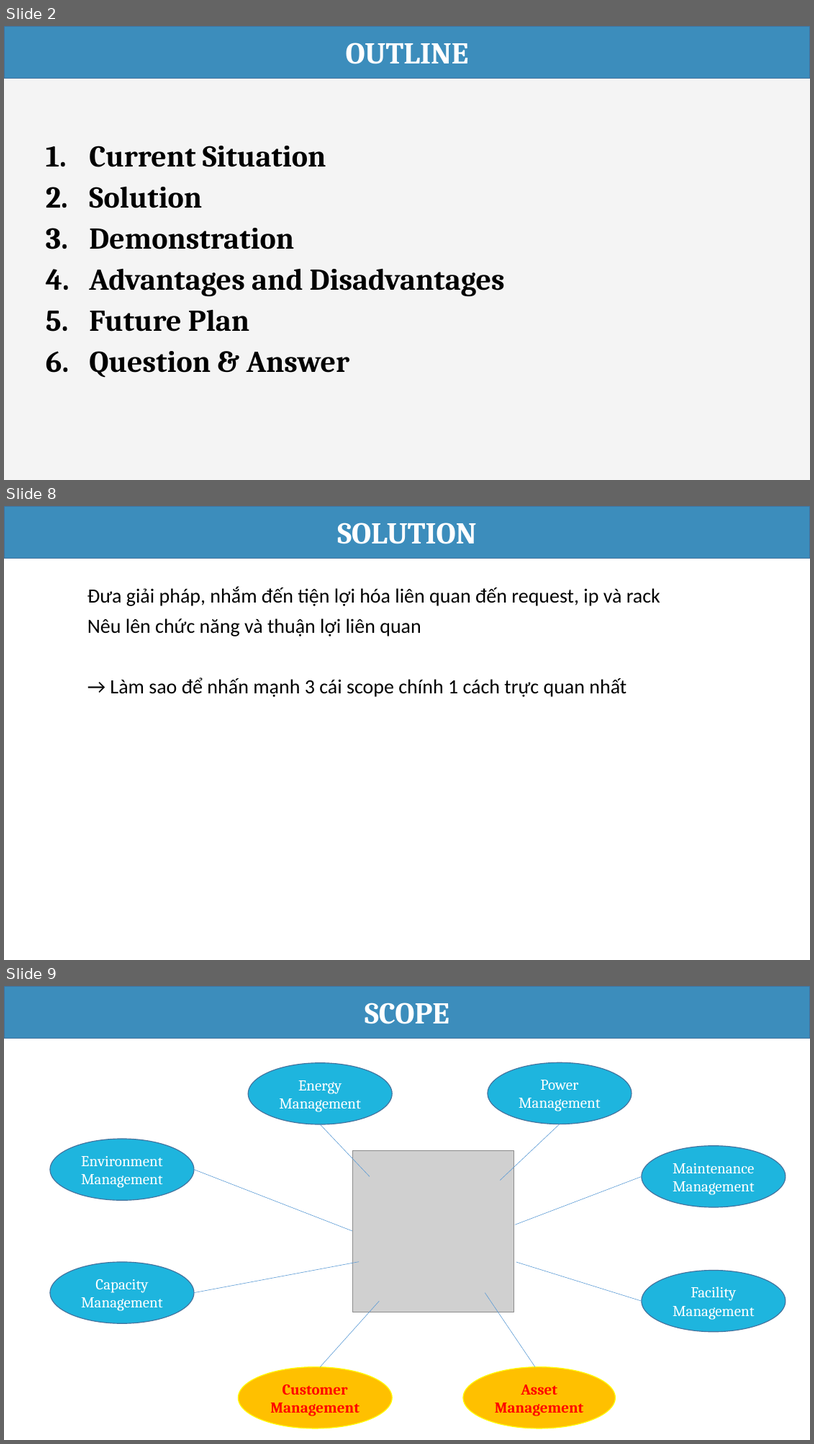
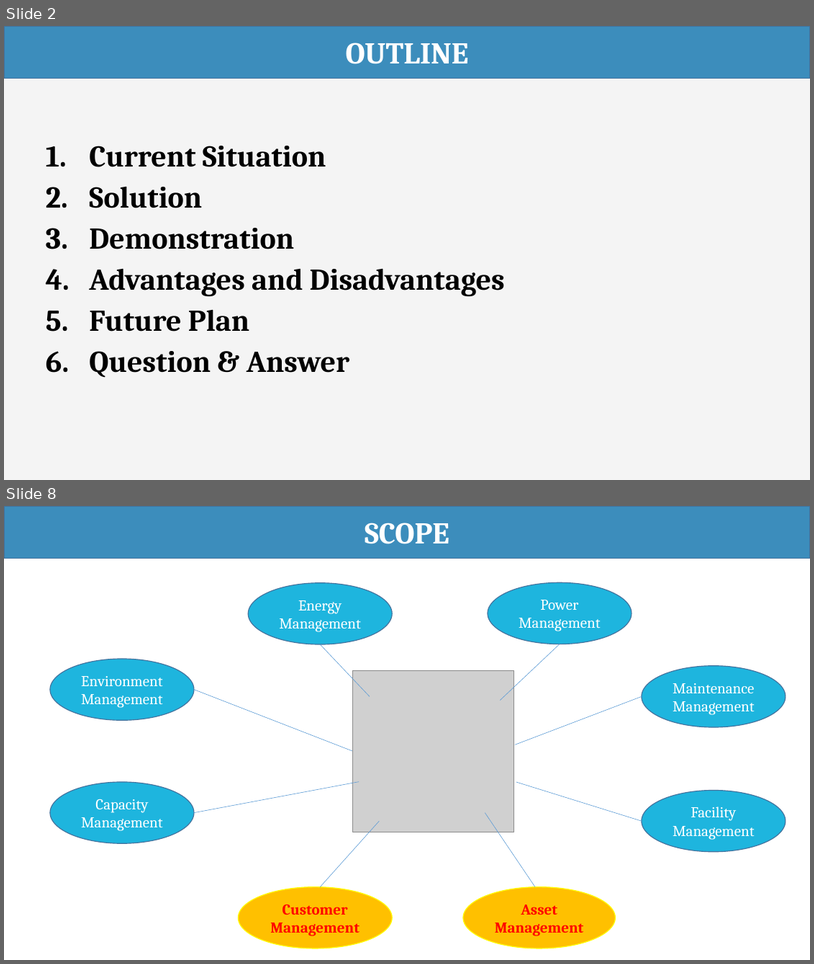
Before and after one commit to haltt051093/IMS-datacenter, a slide deck: Document/Presentation/IMS_20160413_Presentation.pptx. Shown one above the other, each under a label of ours: slides 2, 8 and 9 before the commit, slides 2 and 8 after it; the slides between them are not shown. The pictures are 814x1444 and 814x964 pixels, drawn with LibreOffice and Linux fonts; fonts in the diff are those of the drawing; grey boxes stand for pictures. Boxes give left, top, right and bottom in pixels: in the first picture for what was removed or moved away, otherwise in the second. Text is boxed around its words. In the diff, an @@ line names an element or a change of style, - is before the commit and + after.

```diff
--- a/Document/Presentation/IMS_20160413_Presentation.pptx
+++ b/Document/Presentation/IMS_20160413_Presentation.pptx
@@ slide 8 removed at [4,506,810,960], background #FFFFFF @@
@@ rectangle removed at [4,506,810,558] @@
-SOLUTION
@@ subtitle removed at [88,586,661,697] @@
-Đưa giải pháp, nhắm đến tiện lợi hóa liên quan đến request, ip và rack
-Nêu lên chức năng và thuận lợi liên quan
-→ Làm sao để nhấn mạnh 3 cái scope chính 1 cách trực quan nhất
@@ what was slide 9 is now slide 8 @@
```
Also in this commit, not shown: 2 slides changed, 2 slides added, 3 other slides removed, 4 other files.
